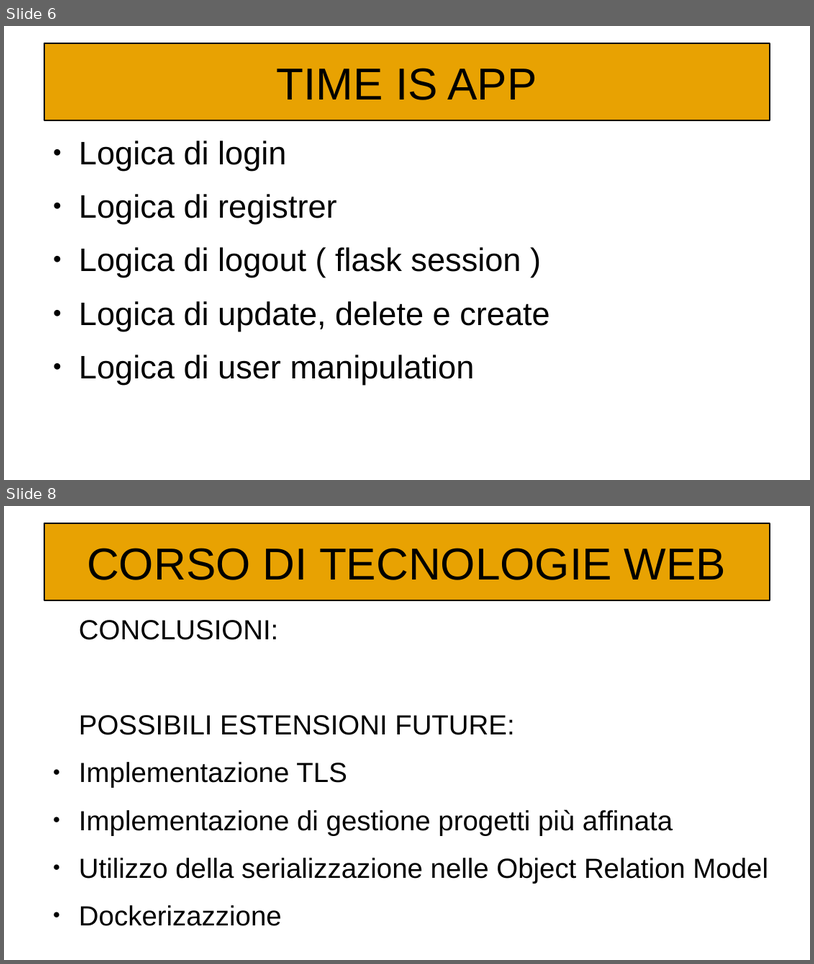
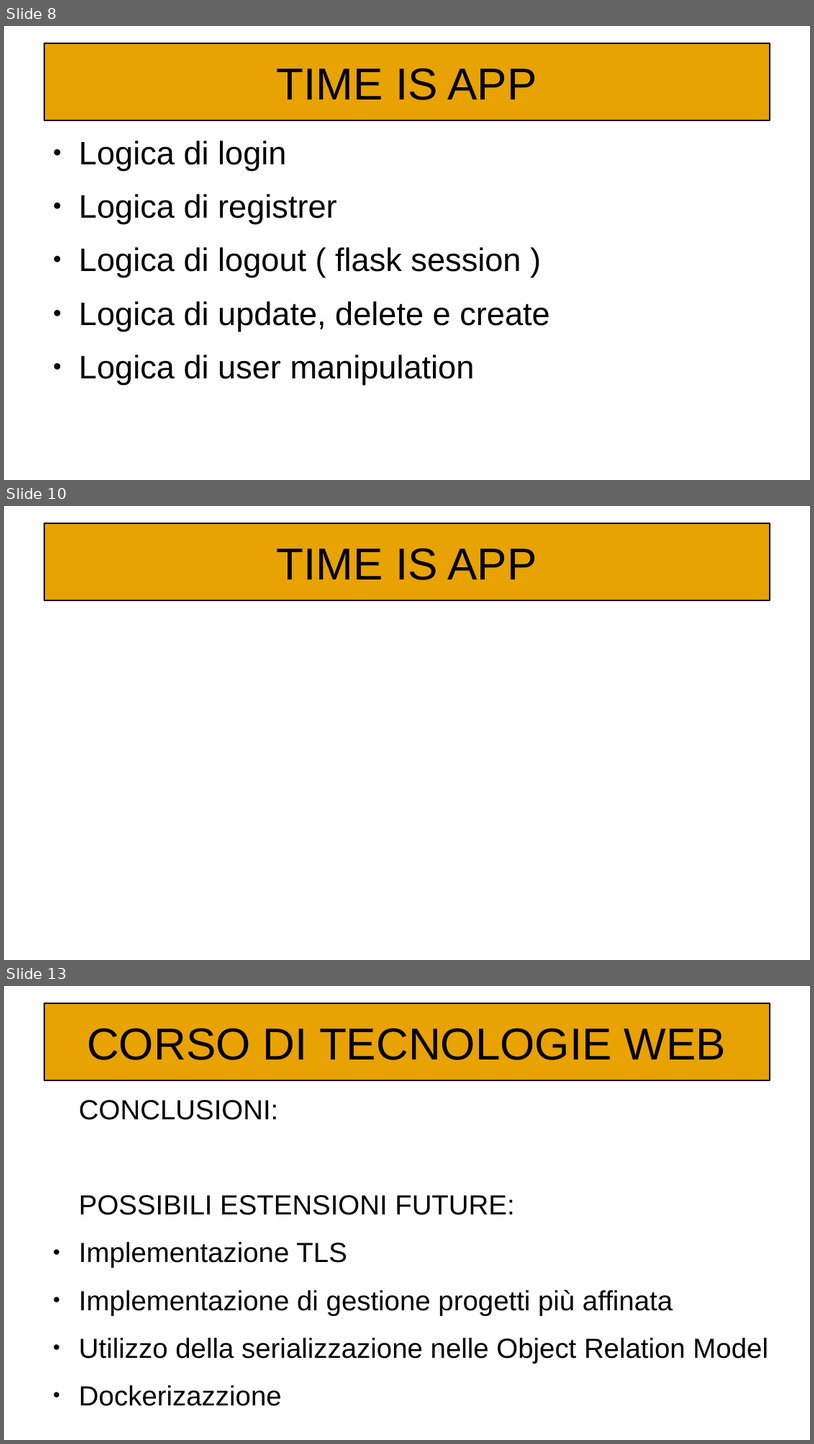
Before and after one commit to Kilne/Progetto_TecWeb, a slide deck: Relazioni/Maiuri.odp. Shown one above the other, each under a label of ours: slides 6 and 8 before the commit, slides 8, 10 and 13 after it; the slides between them are not shown. The pictures are 814x964 and 814x1444 pixels, drawn with LibreOffice and Linux fonts; fonts in the diff are those of the drawing. Boxes give left, top, right and bottom in pixels: in the first picture for what was removed or moved away, otherwise in the second. Text is boxed around its words. In the diff, an @@ line names an element or a change of style, - is before the commit and + after.

```diff
--- a/Relazioni/Maiuri.odp
+++ b/Relazioni/Maiuri.odp
@@ slide 10 added at [4, 506, 810, 960], background #FFFFFF @@
@@ title added at [44, 523, 770, 601], fill #E8A202, outline #000000 1.5 pt, 44 pt, text #000000 @@
+TIME IS APP
@@ what was slide 6 is now slide 8 @@
@@ what was slide 8 is now slide 13 @@
```
Also in this commit, not shown: 4 slides changed, 4 other slides added, 2 other files.
